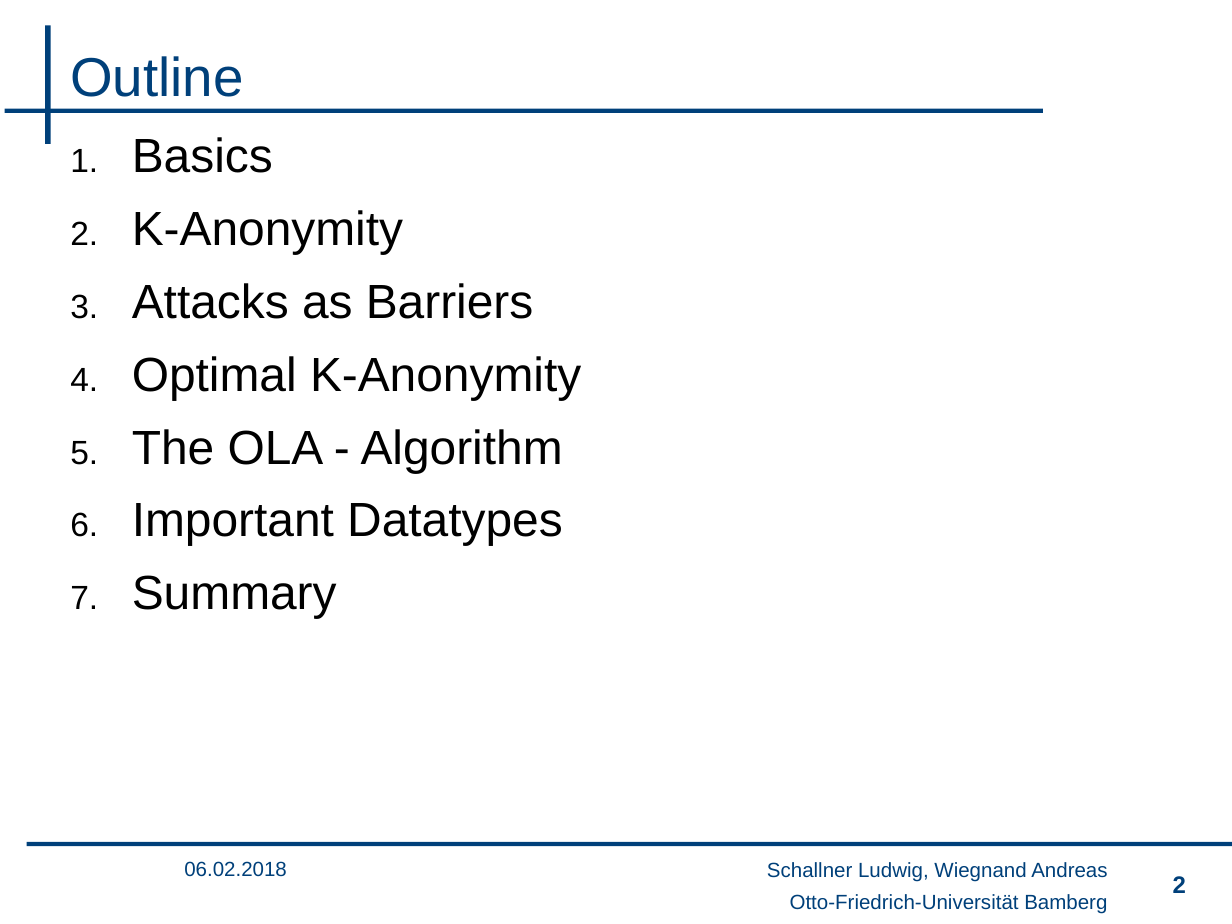
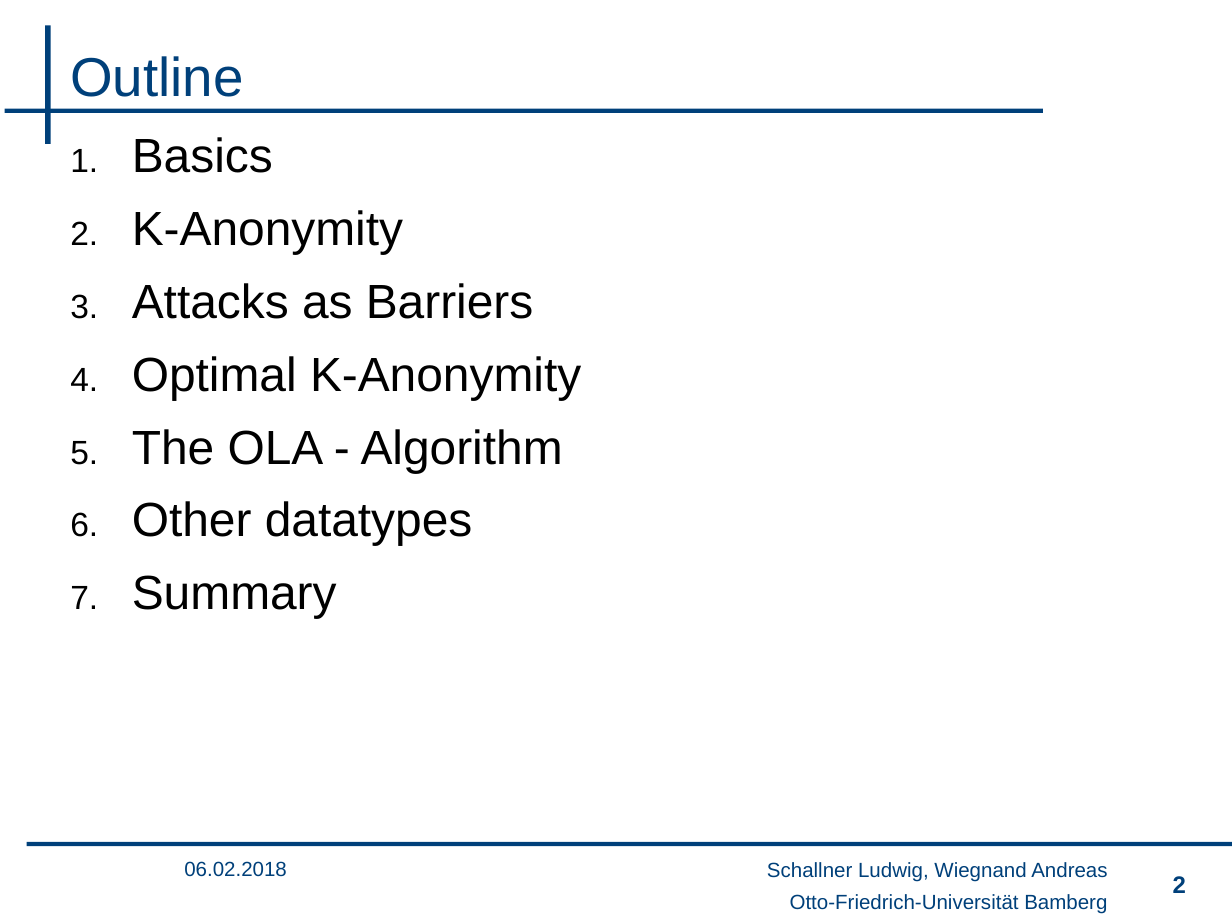
Before and after one commit to wsgan001/PSI-MSem, a slide deck: slide 2 of presentation/sicherheits_final_anV3.pptx. Drawn at 1232x924 pixels with LibreOffice and Linux fonts; fonts in the diff are those of the drawing; background and template pictures are left out. Boxes give left, top, right and bottom in pixels: in the first picture for what was removed or moved away, otherwise in the second. Text is boxed around its words. In the diff, an @@ line names an element or a change of style, - is before the commit and + after.

```diff
--- a/presentation/sicherheits_final_anV3.pptx
+++ b/presentation/sicherheits_final_anV3.pptx
@@ text at (132, 501, 473, 546): text changed @@
-6. Important Datatypes
+6. Other datatypes
```
Also in this commit, not shown: 2 other slides changed.
